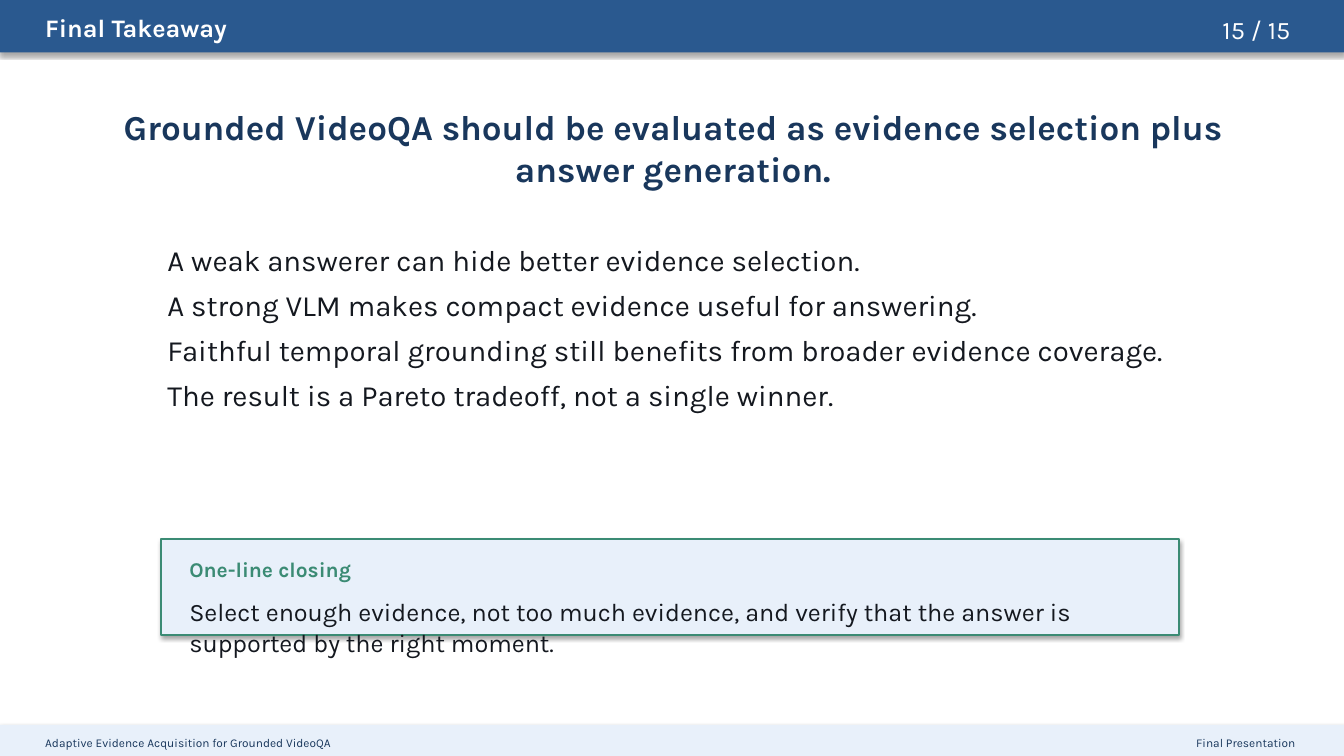
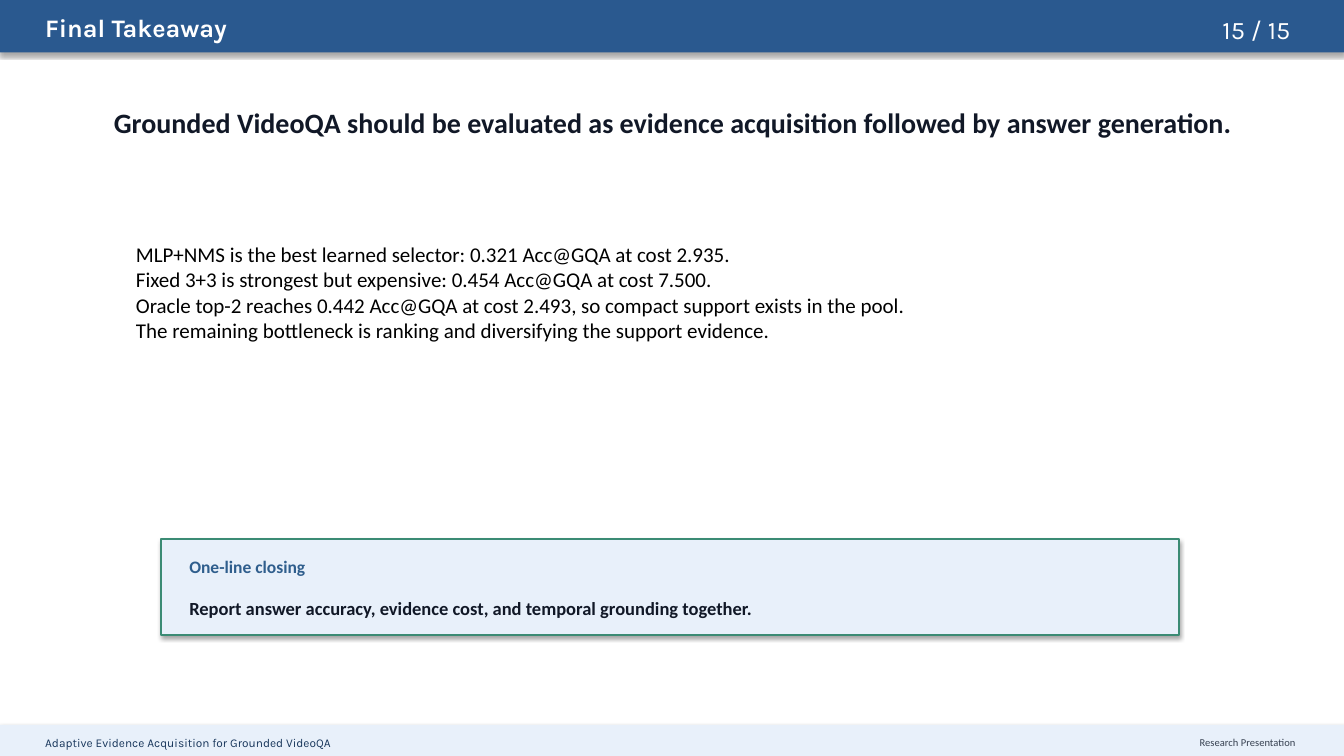
Before and after one commit to riteshthawkar/adaptive-evidence-grounded-videoqa, a slide deck: slide 15 of docs/presentation/adaptive_evidence_acquisition_grounded_videoqa_presentation.pptx. Drawn at 1344x756 pixels with LibreOffice and Linux fonts; fonts in the diff are those of the drawing. Boxes give left, top, right and bottom in pixels: in the first picture for what was removed or moved away, otherwise in the second. Text is boxed around its words. In the diff, an @@ line names an element or a change of style, - is before the commit and + after.

Commit message:
Align presentation with final report

```diff
--- a/docs/presentation/adaptive_evidence_acquisition_grounded_videoqa_presentation.pptx
+++ b/docs/presentation/adaptive_evidence_acquisition_grounded_videoqa_presentation.pptx
@@ text at [114,113,1231,138]: text changed; size 25 to 20 pt; font Karla to Calibri; text colour #19375C to #111827 @@
-Grounded VideoQA should be evaluated as evidence selection plus answer generation.
+Grounded VideoQA should be evaluated as evidence acquisition followed by answer generation.
@@ text at [136,247,904,342]: text changed; size 21 to 15 pt; font Karla to Calibri; text colour #14181F to #000000 @@
-A weak answerer can hide better evidence selection.
-A strong VLM makes compact evidence useful for answering.
-Faithful temporal grounding still benefits from broader evidence coverage.
-The result is a Pareto tradeoff, not a single winner.
+MLP+NMS is the best learned selector: 0.321 Acc@GQA at cost 2.935.
+Fixed 3+3 is strongest but expensive: 0.454 Acc@GQA at cost 7.500.
+Oracle top-2 reaches 0.442 Acc@GQA at cost 2.493, so compact support exists in the pool.
+The remaining bottleneck is ranking and diversifying the support evidence.
@@ text "One-line closing" at [189,560,305,576]: size 15 to 12.5 pt, font Karla to Calibri, text colour #3B8B74 to #2F5E8D @@
@@ text at [189,602,751,618]: text changed; size 18 to 13.2 pt; font Karla to Calibri; text colour #14181F to #111827; bold on @@
-Select enough evidence, not too much evidence, and verify that the answer is supported by the right moment.
+Report answer accuracy, evidence cost, and temporal grounding together.
@@ text at [1200,739,1296,746]: text changed; size 8.5 to 7.5 pt; font Karla to Calibri; text colour #19375C to #374151 @@
-Final Presentation
+Research Presentation
```
Also in this commit, not shown: 13 other slides changed.
